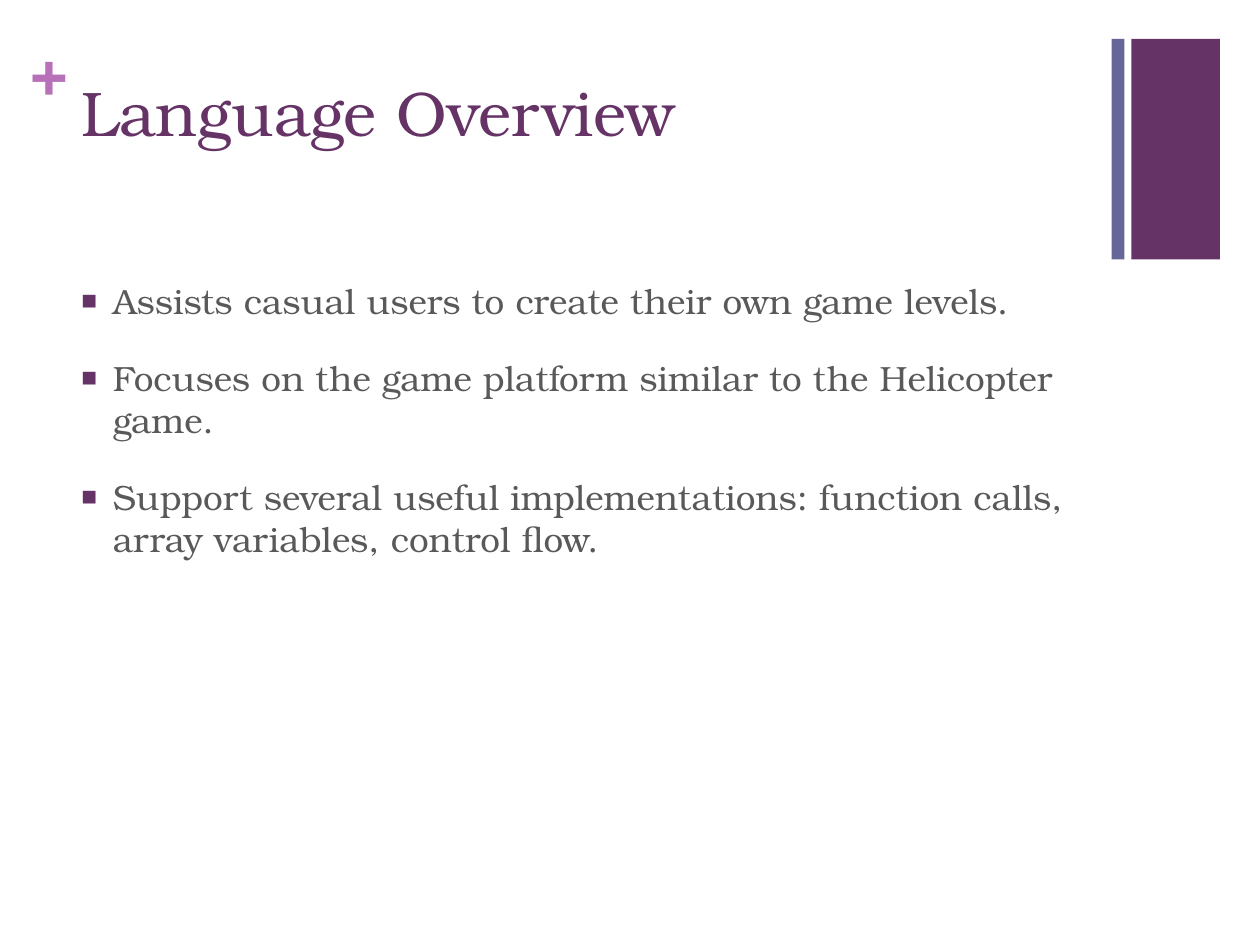
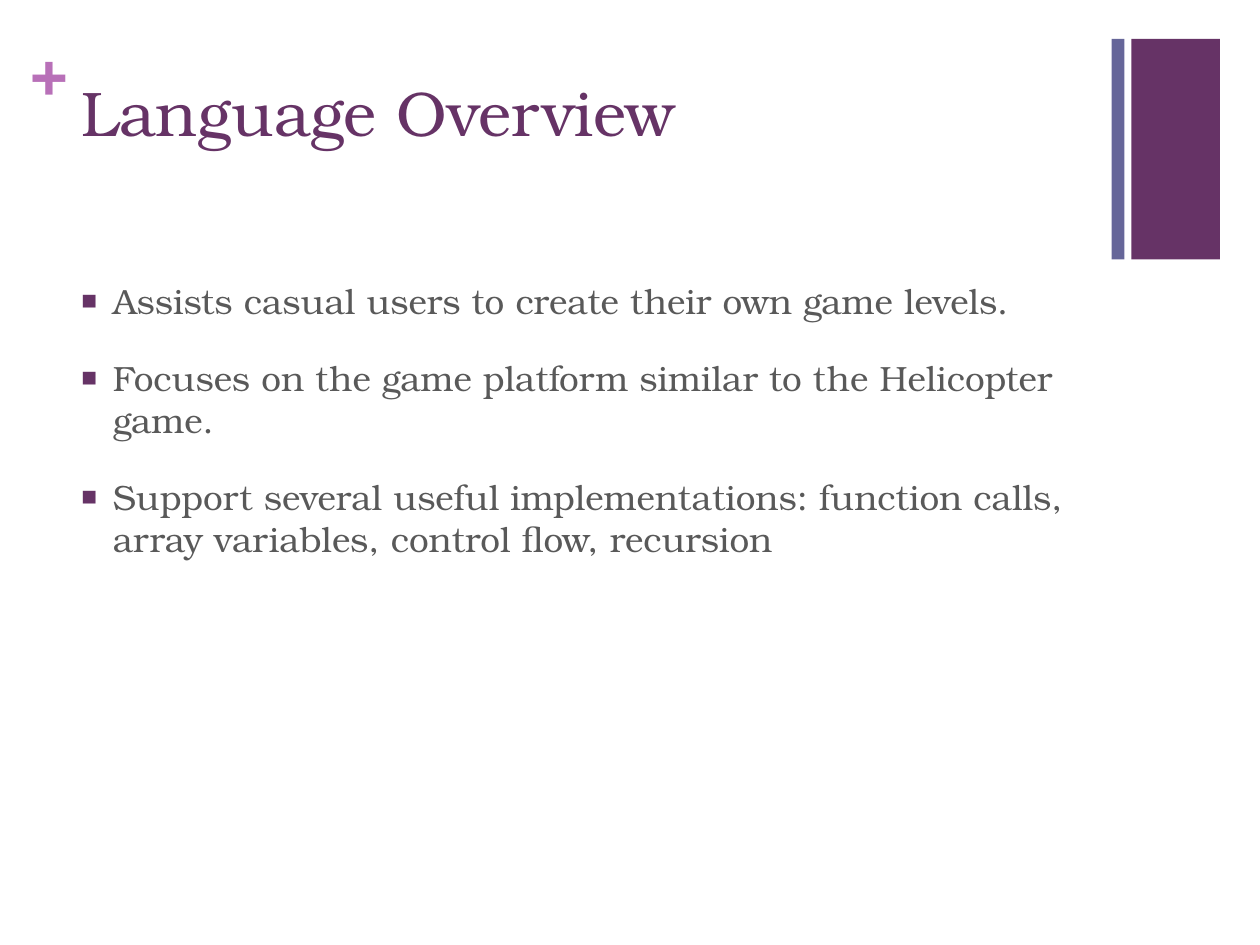
Before and after one commit to klin01/PLT, a slide deck: slide 2 of FinalReport/FinalPresent.pptx. Drawn at 1260x945 pixels with LibreOffice and Linux fonts; fonts in the diff are those of the drawing. Boxes give left, top, right and bottom in pixels: in the first picture for what was removed or moved away, otherwise in the second. Text is boxed around its words. In the diff, an @@ line names an element or a change of style, - is before the commit and + after.

Commit message:
Final Presentation

```diff
--- a/FinalReport/FinalPresent.pptx
+++ b/FinalReport/FinalPresent.pptx
@@ text at (113, 484, 1062, 561): text changed @@
-■ Support several useful implementations: function calls, array variables, control flow.
+■ Support several useful implementations: function calls, array variables, control flow, recursion
```
Also in this commit, not shown: 4 slides added.
